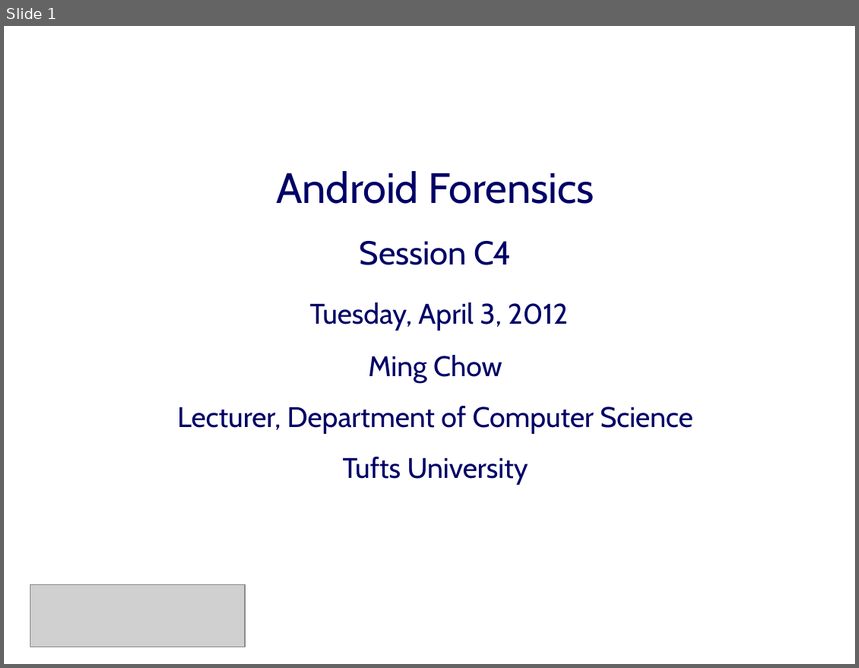
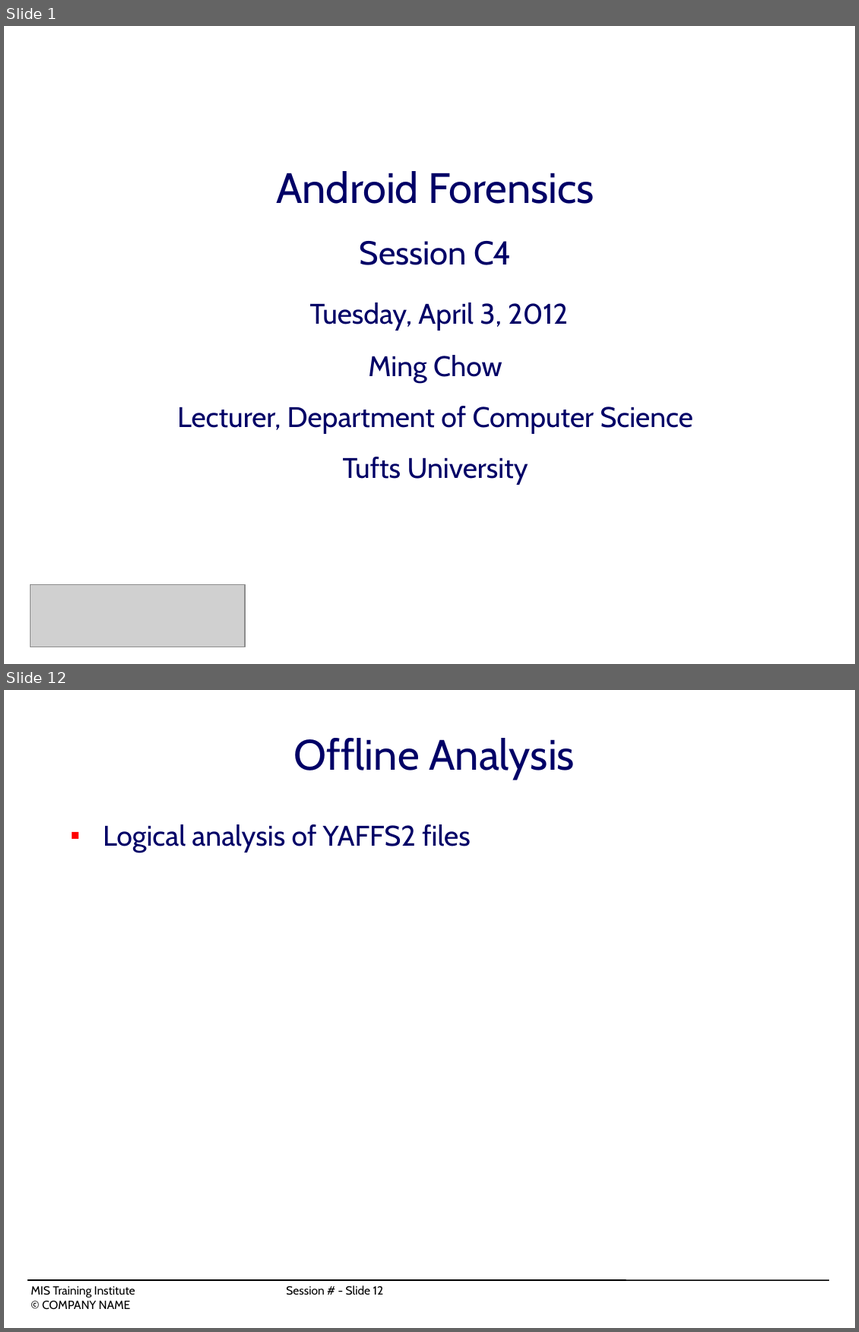
Before and after one commit to mchow01/Security, a slide deck: forensics/android/OS12_C4-mchow.ppt. Shown one above the other, each under a label of ours: slide 1 before the commit, slides 1 and 12 after it; the slides between them are not shown. The pictures are 859x668 and 859x1332 pixels, drawn with LibreOffice and Linux fonts; fonts in the diff are those of the drawing; grey boxes stand for pictures; background and template pictures are left out. Boxes give left, top, right and bottom in pixels: in the first picture for what was removed or moved away, otherwise in the second. Text is boxed around its words. In the diff, an @@ line names an element or a change of style, - is before the commit and + after.

```diff
--- a/forensics/android/OS12_C4-mchow.ppt
+++ b/forensics/android/OS12_C4-mchow.ppt
@@ slide 12 added at bbox=[4, 690, 855, 1328], background #FFFFFF @@
@@ title added at bbox=[294, 738, 575, 779], 36 pt, text #000066 @@
+Offline Analysis
@@ text added at bbox=[103, 825, 470, 852], 24 pt, text #000066 @@
+■ Logical analysis of YAFFS2 files
@@ line added from (28, 1281) to (829, 1281), #000000 0.99 pt @@
@@ text added at bbox=[31, 1286, 384, 1298], 10 pt, text #000000 @@
+MIS Training Institute Session # - Slide 12
+© COMPANY NAME
```
Also in this commit, not shown: 13 other slides added, 2 other files.
